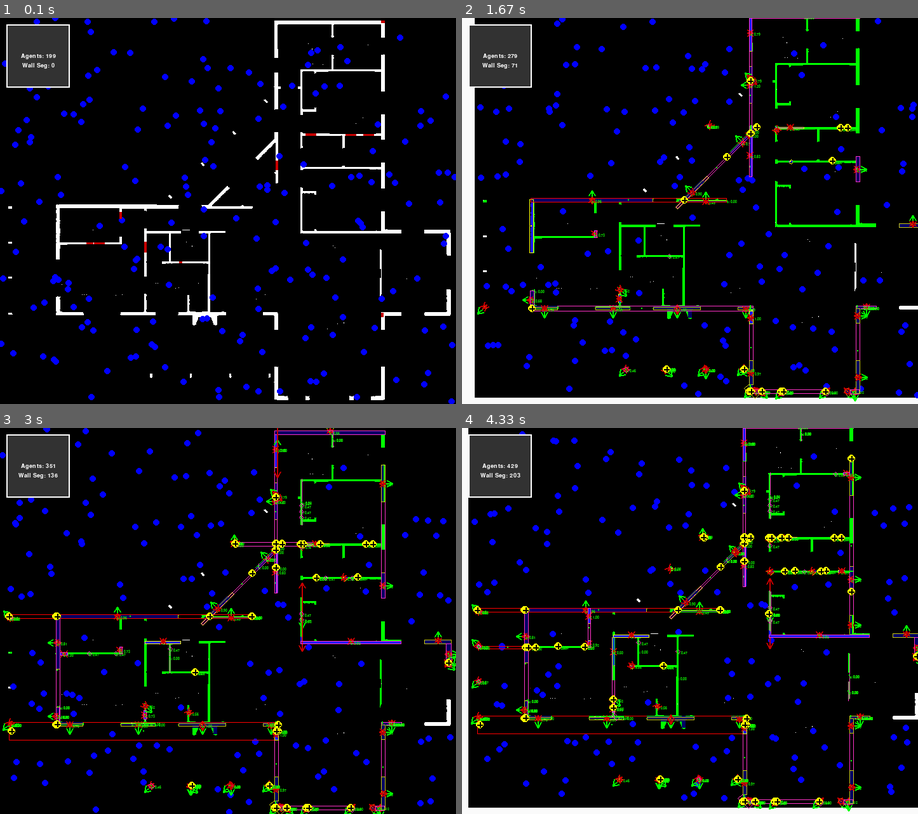
Above: before the commit, frames 1-4 (two rows, left to right).
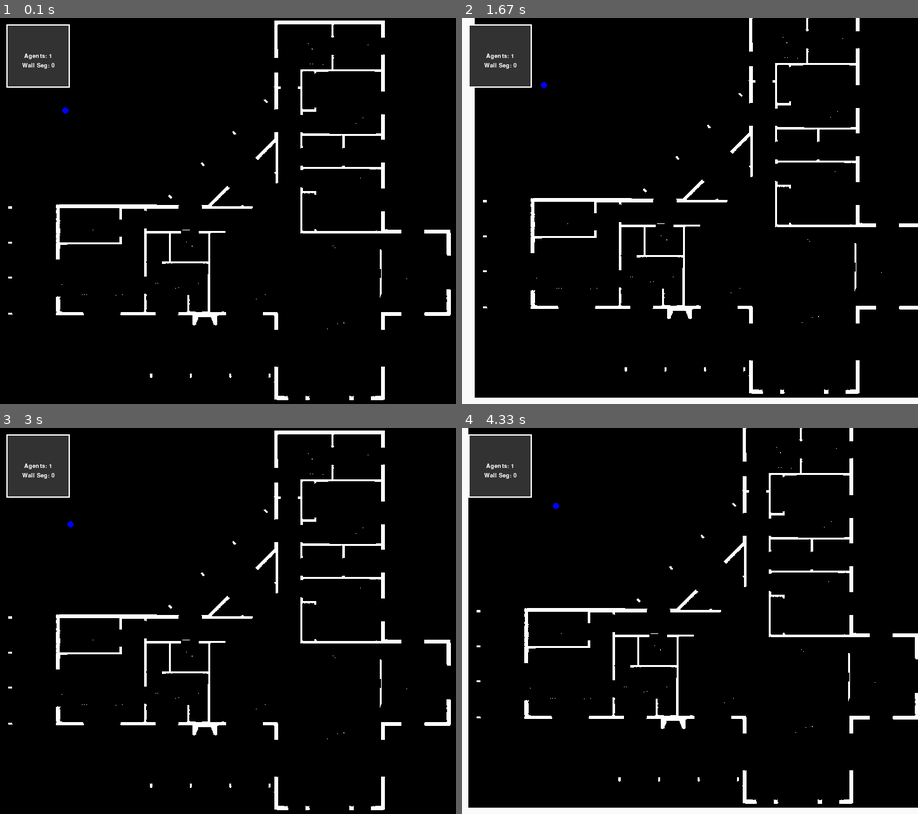
Above: after the commit, the same moments.

Repository: b62303411/house_gen
Game: pygame game, started from main_sim.py
The game is run twice, just before and just after one commit, with the same random seed, the same clock (stepped at 60 frames per second) and the same inputs.
Inputs (mouse positions are in pixels of both pictures, inside the frame that each line leads up to):
- Up to frame 1 (0.1 s): no input
- Up to frame 2 (1.67 s): hold Right 0.33-0.8 s; click (671, 230) at 0.88 s; hold Up 1.17-1.47 s; hold Right from 1.5 s (still down)
- Up to frame 3 (3 s): release Right at 1.97 s; hold Left 2-2.53 s; hold Down 2.57-2.87 s; hold Left from 2.9 s (still down)
- Up to frame 4 (4.33 s): release Left at 3.3 s; hold Up 3.33-3.7 s; hold Right from 3.73 s (still down)

The runs differ from the first frame. In frame 1, 3.3% of the frame differs, in the area x 0-100%, y 0-100%; in frame 2, 7.0%; in frame 3, 8.4%; in frame 4, 8.3%.

Commit message:
fixed issues with speed partially by printing less and loging more

Diff:
--- a/floor_plan_reader/ant2.py
+++ b/floor_plan_reader/ant2.py
@@ -2,6 +2,7 @@
 import random
 import numpy as np
 import cv2
+
 
 ################################################################################
 # Ant (Rectangle) Data Structure
@@ -31,9 +32,9 @@
         half_w = w // 2
         half_h = h // 2
 
-        left   = self.x - half_w
-        top    = self.y - half_h
-        right  = left + (w - 1)
+        left = self.x - half_w
+        top = self.y - half_h
+        right = left + (w - 1)
         bottom = top + (h - 1)
         return (left, top, right, bottom)
 
@@ -57,9 +58,9 @@
     # Compute bounding box of the prospective position
     half_w = w // 2
     half_h = h // 2
-    left   = nx - half_w
-    top    = ny - half_h
-    right  = left + (w - 1)
+    left = nx - half_w
+    top = ny - half_h
+    right = left + (w - 1)
     bottom = top + (h - 1)
 
     # 1) Check out-of-bounds
@@ -109,15 +110,17 @@
     else:
         return "corner"
 
+
 def color_for_state(state):
     if state == "searching":
-        return (128, 0, 128)   # purple
+        return (128, 0, 128)  # purple
     elif state == "crumb":
-        return (255, 0, 0)     # red
+        return (255, 0, 0)  # red
     elif state == "segment":
-        return (0, 0, 255)     # blue
+        return (0, 0, 255)  # blue
     else:
-        return (255, 255, 0)   # yellow
+        return (255, 255, 0)  # yellow
+
 
 def draw_rect_ant(screen, ant):
     """
@@ -150,6 +153,7 @@
                 coords.append((nx, ny))
     return coords
 
+
 def find_valid_neighbors(grid, ants, ant):
     """
     For a rectangle-based ant, find up to 8 potential moves (8-connected),
@@ -164,6 +168,7 @@
             valid.append((nx, ny))
     return valid
 
+
 def move_ant(ant, nx, ny):
     ant.x = nx
     ant.y = ny
@@ -201,7 +206,7 @@
             if grid[y, x] == 1:
                 floorplan_surf.set_at((x, y), (255, 255, 255))  # empty => white
             else:
-                floorplan_surf.set_at((x, y), (0, 0, 0))        # wall => black
+                floorplan_surf.set_at((x, y), (0, 0, 0))  # wall => black
 
     # 4) Spawn ants
     ants = []
@@ -215,7 +220,7 @@
             break
         # Try to place a rectangle of size (w x h) at (px, py)
         if can_place_rect(grid, ants, px, py, w, h):
-            new_ant = RectAnt(px, py, ant_id=placed+1, width=w, height=h)
+            new_ant = RectAnt(px, py, ant_id=placed + 1, width=w, height=h)
             ants.append(new_ant)
             placed += 1
 
@@ -247,7 +252,7 @@
             # else stays in place
 
         # Draw
-        screen.blit(floorplan_surf, (0,0))
+        screen.blit(floorplan_surf, (0, 0))
         for ant in ants:
             draw_rect_ant(screen, ant)
 
@@ -265,7 +270,7 @@
     # Example:
     run_rect_ant_simulation(
         image_path="dark_tones/dark_tones_only.png",
-        threshold=80,    # if your floor is bright => increase threshold
+        threshold=80,  # if your floor is bright => increase threshold
         num_ants=500,
         w=2,
         h=2
--- a/floor_plan_reader/display/user_input.py
+++ b/floor_plan_reader/display/user_input.py
@@ -1,5 +1,5 @@
 import pygame
-
+import logging
 
 class UserInput:
     def __init__(self,view):
@@ -44,7 +44,7 @@
                     # Otherwise, handle normal events (e.g., box selection)
                     if event.type == pygame.MOUSEBUTTONDOWN:
                         mx, my = event.pos
-                        print(f"x:{mx} y:{my}")
+                        logging.debug(f"x:{mx} y:{my}")
                         mx, my = vp.convert_back(mx, my)
                         print(f"x:{mx} y:{my}")
                         self.view.mouse_actions.append((mx, my))
--- a/floor_plan_reader/intersections_solver.py
+++ b/floor_plan_reader/intersections_solver.py
@@ -48,7 +48,7 @@
                     node = self.world.create_node((ix, iy))
                     node.lines = [lineA.id, lineB.id]
                     angle_dif = lineA.seg.collision_box.rotation-lineB.seg.collision_box.rotation
-                    if angle_dif < 20 :
+                    if angle_dif < 25 :
                         continue
                     lineA.seg.add_node(node)
                     lineB.seg.add_node(node)
--- a/floor_plan_reader/json_writer.py
+++ b/floor_plan_reader/json_writer.py
@@ -1,4 +1,5 @@
 import json
+import threading
 
 
 class JsonWriter:
@@ -13,6 +14,14 @@
             json.dump(floorplan_dict, f, indent=2)
         print(f"JSON saved to {filename}")
 
+    def save_floorplan_async(self, filename, data):
+        """
+        Spawns a new thread to save the floorplan without blocking the main thread.
+        """
+        thread = threading.Thread(target=self.save_floorplan_json,
+                                  args=(filename, data),
+                                  daemon=True)
+        thread.start()
     def build_floorplan_json(self,result_info,walls, furnitures=None):
         """
         1) Subdivide walls at intersections -> segments
@@ -46,5 +55,5 @@
             "edges": edges,
             "furnitures":[]
         }
-        self.save_floorplan_json("experiment_floorplan.json",result)
+        self.save_floorplan_async("experiment_floorplan.json",result)
         return result
--- a/floor_plan_reader/math/collision_box.py
+++ b/floor_plan_reader/math/collision_box.py
@@ -4,6 +4,7 @@
 from floor_plan_reader.math.math_segments import combine_segments_decimal
 from floor_plan_reader.math.vector import Vector
 from shapely.geometry import Polygon
+
 
 class CollisionBox:
     def __init__(self, center_x, center_y, width, length, rotation):
@@ -19,15 +20,17 @@
         if not isinstance(other, CollisionBox):
             return False
         return (self.center_x, self.center_y, self.width, self.length, self.rotation) == \
-               (other.center_x, other.center_y, other.width, other.length, other.rotation)
+            (other.center_x, other.center_y, other.width, other.length, other.rotation)
 
     def __hash__(self):
         return hash((self.center_x, self.center_y, self.width, self.length, self.rotation))
 
-    def set_width(self,width):
+    def set_width(self, width):
         self.width = float(width)
-    def set_lenght(self,lenght):
+
+    def set_lenght(self, lenght):
         self.length = float(lenght)
+
     def copy(self):
         """
         Return a new CollisionBox that is a copy of this one.
@@ -156,7 +159,7 @@
         else:
             return False
 
-    def is_on_same_axis_as(self, other, a_t=1,tolerance=5):
+    def is_on_same_axis_as(self, other, a_t=1, tolerance=5):
         if not self.is_parallel_to(other):
             return False
 
@@ -219,7 +222,6 @@
         # 1) Get and normalize the normal
         nx, ny = self.get_normal().direction
 
-
         cx, cy = self.get_center()
 
         # 2) Create lists for each direction
@@ -244,7 +246,7 @@
         angle_rad = math.radians(self.rotation)
 
         # Direction vector (rotated from default direction (1,0))
-        direction = Vector( (math.cos(angle_rad), math.sin(angle_rad)))
+        direction = Vector((math.cos(angle_rad), math.sin(angle_rad)))
 
         # Normal vector (rotated 90 degrees from direction)
         normal = direction.get_normal()
@@ -257,7 +259,7 @@
 
     def is_overlapping(self, other):
         return self.calculate_overlap_ratio(other) > 0.1
-        #return other.is_point_inside(self.center_x, self.center_y)
+        # return other.is_point_inside(self.center_x, self.center_y)
 
     def get_center_line(cb):
         """
@@ -274,6 +276,7 @@
         x2 = cx + dx * half_len
         y2 = cy + dy * half_len
         return (x1, y1), (x2, y2)
+
     def get_ray_trace_points(self):
         direction = self.get_direction()
         half_length = self.length / 2.0
@@ -288,7 +291,6 @@
         dir = self.get_direction()
         return dir.get_normal()
 
-
     def get_extended_ray_trace_points(self, max_x, max_y):
         direction = self.get_direction().direction
         half_length = self.length / 2.0
@@ -321,11 +323,13 @@
         self.center_x = x
         self.center_y = y
         self.corners = None
-    def calculate_overlap_ratio(self,other):
+
+    def calculate_overlap_ratio(self, other):
         overlap = self.calculate_overlap(other)
         if self.get_area() == 0:
             return 0
-        return overlap /self.get_area()
+        return overlap / self.get_area()
+
     def calculate_overlap(self, other):
         corners_self = self.calculate_corners()
         corners_other = other.calculate_corners()
@@ -341,12 +345,13 @@
         # Calculate the intersection area
         intersection = polygon_self.intersection(polygon_other)
         return intersection.area
+
     def calculate_corners(self):
         if self.corners is not None:
             return self.corners
         """Get OBB corner points in world coordinates"""
-        half_length = (self.length) / 2 - .5
-        half_width = (self.width) / 2 - .5
+        half_length = self.length / 2 - .5
+        half_width = self.width / 2 - .5
         direction, normal = self.derive_direction_and_normal()
 
         back = direction.opposite()
@@ -355,12 +360,11 @@
         front.scale(half_length)
         left = normal.copy()
         left.scale(half_width)
-        position = Vector((self.center_x,self.center_y))
-        to_left = position+left+back
-        top_right=position-left+back
-        bottom_left = position+front+left
-        bottom_right = position+front-left
-
+        position = Vector((self.center_x, self.center_y))
+        to_left = position + left + back
+        top_right = position - left + back
+        bottom_left = position + front + left
+        bottom_right = position + front - left
 
         # Calculate corners without offsets
         top_left = (
@@ -411,10 +415,11 @@
         return x, y
 
     def get_definition(self):
-        return self.get_center(),self.get_direction(),self.length
-    def merge_aligned2(self,other):
-        new_cx, new_cy, dirx, diry, new_length= combine_segments_decimal(
-            self,other)
+        return self.get_center(), self.get_direction(), self.length
+
+    def merge_aligned2(self, other):
+        new_cx, new_cy, dirx, diry, new_length = combine_segments_decimal(
+            self, other)
         merged_box = CollisionBox(
             center_x=float(new_cx),
             center_y=float(new_cy),
@@ -423,6 +428,7 @@
             rotation=self.rotation  # same as 'other' since they are parallel
         )
         return merged_box
+
     def merge_aligned(self, other, decimal_precision=3):
         """
         Merge this CollisionBox with another *parallel* CollisionBox to form
@@ -493,7 +499,6 @@
         )
         return merged_box
 
-
     def calculate_rotation_from_direction(self, dx, dy):
         angle_rad = math.atan2(dy, dx)
         angle_deg = math.degrees(angle_rad)
--- a/floor_plan_reader/mushroom_agent.py
+++ b/floor_plan_reader/mushroom_agent.py
@@ -1,3 +1,4 @@
+import logging
 import math
 
 import pygame
@@ -107,7 +108,7 @@
 
         dx = lm - lm_d
         dy = rm - rm_d
-        print(f"dx:{dx} dy:{dy}")
+        logging.debug(f"dx:{dx} dy:{dy}")
 
     def process_state(self):
         self.state_machine.process_state()
@@ -342,7 +343,7 @@
             x, y = self.get_center()
             if is_on_food and not self.world.is_food(x, y):
                 area = self.collision_box.get_area()
-                print(f"center out {area}?")
+                logging.debug(f"center out {area}?")
         else:
             self.record_stack_trace()
         # print(
@@ -369,7 +370,7 @@
                 self.root_cells.add(cell)
                 self.world.occupied[sy, sx] = self.id
                 self.stem_points.append(cell)
-        print(f"Mushroom {self.id}: Stem grown - {len(self.stem_points)} points")
+        logging.debug(f"Mushroom {self.id}: Stem grown - {len(self.stem_points)} points")
 
     def width_assessment_phase(self):
         """Assess available width at each stem point."""
@@ -388,7 +389,7 @@
                 else:
                     break
             self.widths[point] = width
-        print(f"Mushroom {self.id}: Width assessed - {len(self.widths)} points")
+        logging.debug(f"Mushroom {self.id}: Width assessed - {len(self.widths)} points")
 
     def width_ray_trace(self):
         points = self.collision_box.get_ray_trace_points()
@@ -420,7 +421,7 @@
                     cell = Cell(wx, wy)
                     self.root_cells.add(cell)
                     self.world.occupied[wy, wx] = self.id
-        print(f"Mushroom {self.id}: Width expanded - {len(self.root_cells)} cells")
+        logging.debug(f"Mushroom {self.id}: Width expanded - {len(self.root_cells)} cells")
 
     def perimeter_reaction_phase(self):
         """Mark perimeter and identify growth cells by walking the edge of root_cells."""
@@ -447,7 +448,7 @@
 
         self.perimeter = perimeter
         self.growth_cells = growth_cells
-        print(f"Mushroom {self.id}: Perimeter - {len(perimeter)} cells, Growth cells - {len(growth_cells)}")
+        logging.debug(f"Mushroom {self.id}: Perimeter - {len(perimeter)} cells, Growth cells - {len(growth_cells)}")
 
     def get_covered_ratio(self):
         if self.collision_box.get_area() == 0:
@@ -466,7 +467,7 @@
         if candidate:
             self.world.create_mushroom(candidate.x, candidate.y)
             self.growth_cells = set()  # Clear all growth cells after spawning one mushroom
-            print(
+            logging.debug(
                 f"Mushroom {self.id}: Spawned new mushroom at ({candidate.x}, {candidate.y}), new agent count={len(self.world.agents)}")
         else:
             self.growth_cells.clear()
@@ -615,7 +616,7 @@
         return False
 
     def merge_with(self, other):
-        print(f"Merging Mushroom {self.id} with {other.id}")
+        logging.debug(f"Merging Mushroom {self.id} with {other.id}")
         self.root_cells.update(other.root_cells)
         self.core_cells.update(other.core_cells)
         self.branches.extend(other.branches)
--- a/floor_plan_reader/mushroom_agent_2.py
+++ b/floor_plan_reader/mushroom_agent_2.py
@@ -1,3 +1,4 @@
+import logging
 from random import random
 
 import pygame
@@ -137,7 +138,7 @@
                 self.grow_branch()
                 self.detect_if_all_visited()
             else:
-                print("")
+                logging.debug("branches")
         # for b in self.braches:
         #    b.run()
 
--- a/floor_plan_reader/simulation.py
+++ b/floor_plan_reader/simulation.py
@@ -1,4 +1,5 @@
 import json
+import logging
 from collections import deque
 
 import cv2
@@ -19,18 +20,24 @@
 f = font.Font(None, 36)  # Use default font with size 36
 f_small = font.Font(None, 12)
 
-
-
+# --------------------------
+# Set up logging
+# --------------------------
+# You can customize the logging level and format to suit your needs
+logging.basicConfig(
+    level=logging.INFO,  # could also be DEBUG, WARNING, ERROR, CRITICAL
+    format="%(asctime)s [%(levelname)s] %(message)s",
+    datefmt="%H:%M:%S"
+)
 
 
 class Simulation:
     def __init__(self):
 
-
+        self.running = True
         self.wf = WorldFactory()
         self.zombie_candidates = []
         self.world = None
-
 
         self.view = SimulationView(self)
 
@@ -39,13 +46,23 @@
         self.floorplan_surf = None
         self.img_gray_surface = None
         self.intersections = set()
+        self.solver = None
+        self.jw = JsonWriter()
+        self.tasks = [
+            {
+                "name": "save_floor_plan",
+                "interval": 1000,  # Runs every 1000ms (1 second)
+                "accumulator": 0,
+                "action": lambda: self.save_floor_plan()
+            }
+        ]
 
     def is_wall(self, a, mx, my):
         if isinstance(a, Mushroom):
             if a.is_valid():
                 pass
             if a.is_valid() and a.collidepoint(mx, my):
-                print(a.id)
+                logging.debug(f"{a.id}")
                 selection_candidate = a
                 a.set_selected(True)
                 return True
@@ -62,13 +79,11 @@
         with open(filename, "w") as f:
             json.dump(data, f, indent=2)
 
-
     def get_agent_count(self):
         return len(self.world.agents)
 
     def get_wall_segment_count(self):
         return len(self.world.wall_segments)
-
 
     def run(self):
         agents = self.world.agents.copy()
@@ -94,15 +109,24 @@
                 self.world.walls.add(agent)
             self.world.agents.add(agent)
 
+    def stop(self):
+        self.running = False
 
-    def init_world(self,image_path_filtered,threshold=200):
+    def init_world(self, image_path_filtered, threshold=200):
+        # 1) Load grayscale
         img_gray = cv2.imread(image_path_filtered, cv2.IMREAD_GRAYSCALE)
         if img_gray is None:
             raise FileNotFoundError(f"Cannot load image: {image_path_filtered}")
+        img_gray = cv2.bitwise_not(img_gray)
         g = (img_gray >= threshold).astype(np.uint8)
         self.wf.set_grid(g)
         self.world = self.wf.create_World()
+        self.solver = IntersectionSolver(self.world)
         self.height, self.width = self.world.grid.shape
+
+        # 4) Create a floorplan surface (the base image showing white/black)
+        #    Then we won't re-scale it right away; we'll do that each frame based on zoom.
+
         self.floorplan_surf = pygame.Surface((self.width, self.height))
         for y in range(self.height):
             for x in range(self.width):
@@ -111,6 +135,10 @@
                 else:
                     self.floorplan_surf.set_at((x, y), (0, 0, 0))  # black => wall
 
+    def save_floor_plan(self):
+        result = self.solver.build_lines_and_intersections(self.world.wall_segments)
+        self.intersections = result.get("intersections")
+        self.jw.build_floorplan_json(result, self.world.walls)
     def run_ant_simulation(self,
                            image_path,
                            image_path_filtered,
@@ -118,21 +146,13 @@
                            num_ants=20,
                            allow_revisit=False
                            ):
-        # 1) Load grayscale
-        img_gray = cv2.imread(image_path, cv2.IMREAD_GRAYSCALE)
-        img_gray = cv2.bitwise_not(img_gray)
+        self.init_world(image_path)
         img_colour = cv2.imread(image_path)
 
         # img_gray_rgb = cv2.cvtColor(img_colour, cv2.COLOR_GRAY2RGB)
         self.img_gray_surface = pygame.surfarray.make_surface(img_colour.swapaxes(0, 1))
         # 2) Create grid: 1=empty, 0=wall
-        g = (img_gray >= threshold).astype(np.uint8)
-        self.wf.set_grid(g)
         self.wf.set_num_ants(num_ants)
-        self.world = self.wf.create_World()
-        solver = IntersectionSolver(self.world)
-        self.height, self.width = self.world.grid.shape
-
         # 3) Init Pygame with the *exact* dimensions as the image
         pygame.init()
         # We make a window exactly the size of the image
@@ -140,30 +160,28 @@
 
         clock = pygame.time.Clock()
 
-        # 4) Create a floorplan surface (the base image showing white/black)
-        #    Then we won't re-scale it right away; we'll do that each frame based on zoom.
-        self.floorplan_surf = pygame.Surface((self.width, self.height))
-        for y in range(self.height):
-            for x in range(self.width):
-                if self.world.grid[y, x] == 1:
-                    self.floorplan_surf.set_at((x, y), (255, 255, 255))  # white => empty
-                else:
-                    self.floorplan_surf.set_at((x, y), (0, 0, 0))  # black => wall
-
         # 7) Zoom parameters
-        running = True
-        while running:
-            clock.tick(120)  # up to 30 FPS
+        self.running = True
+        while self.running:
+            dt = clock.tick(120)  # up to 30 FPS
 
             # --- Update ants (simple example) ---
             self.run()
             self.view.run()
 
 
-            result = solver.build_lines_and_intersections(self.world.wall_segments)
-            self.intersections = result.get("intersections")
-            jw = JsonWriter()
-            jw.build_floorplan_json(result, self.world.walls)
+
+
+            # ----------------------------------------------------------------
+            # Update each task timer; execute task if interval is reached
+            # ----------------------------------------------------------------
+            for task in self.tasks:
+                task["accumulator"] += dt
+                if task["accumulator"] >= task["interval"]:
+                    # Run the scheduled action
+                    task["action"]()
+                    # Reset this task's accumulator
+                    task["accumulator"] = 0
             self.view.draw()
         pygame.quit()
-        print("All done!")
+        logging.info("All done!")
--- a/floor_plan_reader/wall_segment.py
+++ b/floor_plan_reader/wall_segment.py
@@ -1,3 +1,4 @@
+import logging
 from decimal import Decimal
 
 import pygame
@@ -91,7 +92,7 @@
                 for i in self.parts:
                     if not n.collision_box.is_on_same_axis_as(i.collision_box):
                         wrongs.append(i)
-                print("")
+                logging.debug("error")
         if self.state == "negotiate":
             self.negotiate_phase()
             error = False
@@ -125,7 +126,7 @@
                 area  = self.collision_box.get_area()
                 r = ratio / area
                 percent = r *100
-                print(f"{percent}%")
+                logging.debug(f"{percent}%")
 
 
 
--- a/floor_plan_reader/world.py
+++ b/floor_plan_reader/world.py
@@ -1,3 +1,4 @@
+import logging
 from collections import deque
 from PIL import Image
 
@@ -84,9 +85,9 @@
             region_image = Image.fromarray(color_coded)
             name = f"{name_prefix}_{width}x{height}_{x}_{y}.png"
             region_image.save(name)
-            print(f"{width}x{height} region saved as '{name}'")
+            logging.debug(f"{width}x{height} region saved as '{name}'")
         else:
-            print("The region is out of bounds.")
+            logging.debug("The region is out of bounds.")
 
     def free(self, x, y):
         self.occupied[int(y), int(x)] = 0
@@ -230,7 +231,7 @@
         # 6) Spawn ants at random empty locations
         empty_pixels = np.argwhere(self.grid == 0)
         if len(empty_pixels) == 0:
-            print("No empty space found!")
+            logging.info("No empty space found!")
             return
 
         chosen_indices = random.sample(range(len(empty_pixels)), min(self.num_ants, len(empty_pixels)))
